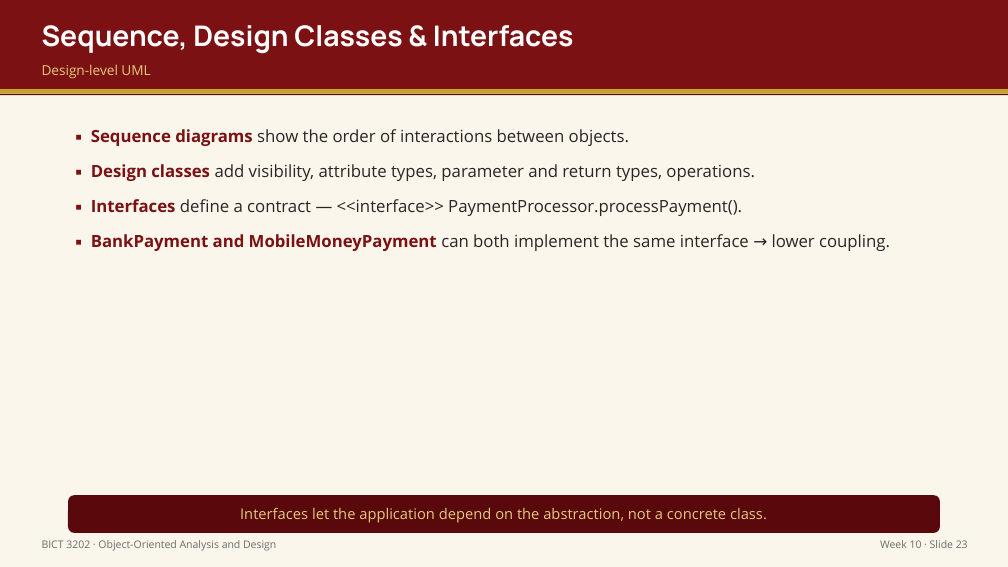
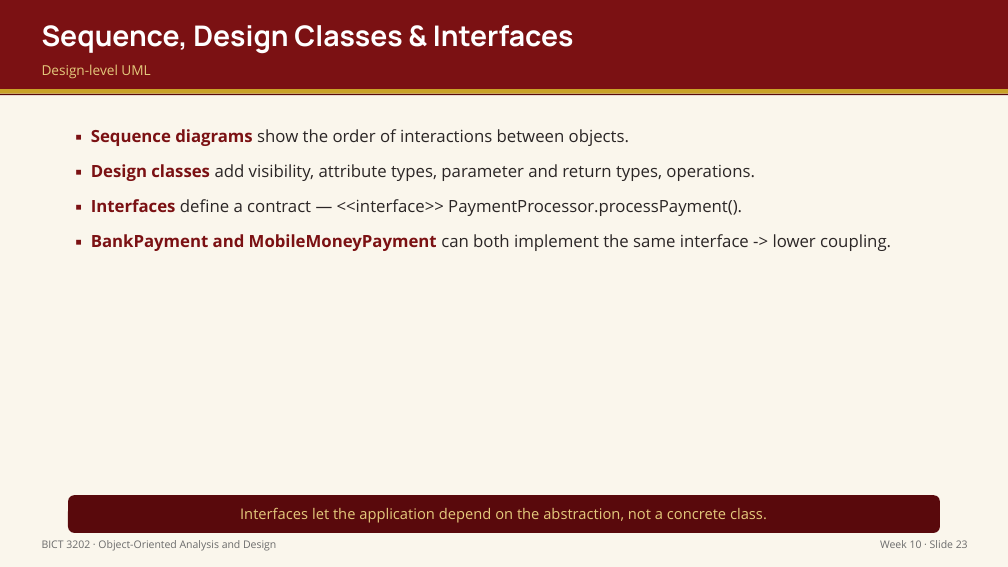
Before and after one commit to mrtc-solutions/OOP-MODULE, a slide deck: slide 24 of output/week10/Week10_Presentation_BICT3202_OOAD.pptx. Drawn at 1008x567 pixels with LibreOffice and Linux fonts; fonts in the diff are those of the drawing. Boxes give left, top, right and bottom in pixels: in the first picture for what was removed or moved away, otherwise in the second. Text is boxed around its words. In the diff, an @@ line names an element or a change of style, - is before the commit and + after.

```diff
--- a/output/week10/Week10_Presentation_BICT3202_OOAD.pptx
+++ b/output/week10/Week10_Presentation_BICT3202_OOAD.pptx
@@ text at [91,234,891,251]: text changed @@
-▪ BankPayment and MobileMoneyPayment can both implement the same interface → lower coupling.
+▪ BankPayment and MobileMoneyPayment can both implement the same interface -> lower coupling.
```
Also in this commit, not shown: 5 other slides changed, 44 other files.
